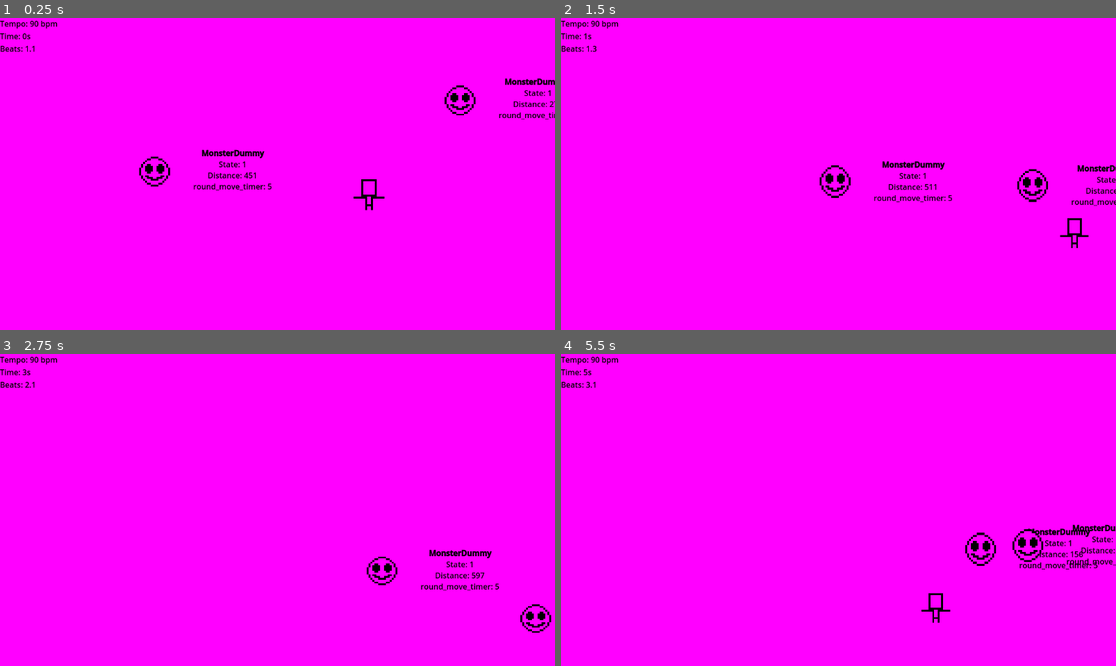
Above: before the commit, frames 1-4 (two rows, left to right).
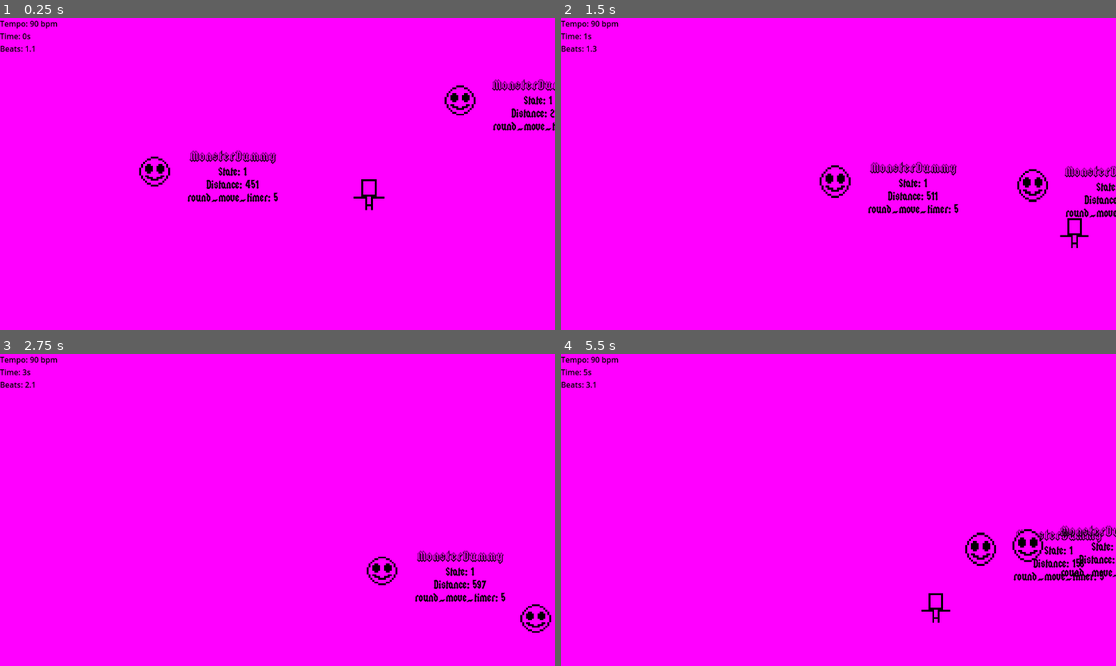
Above: after the commit, the same moments.

Repository: slost/1bj-hero-core
Game: Godot game, scene res://Scenes/Game/game.tscn
Same seed, same stepped clock (60 frames per second), same inputs: the game is played once before the commit and once after it.
Inputs:
- Up to frame 1 (0.25 s): no input
- Up to frame 2 (1.5 s): hold Right (move_right) 0.53-1.28 s; hold Down (move_down) from 1.28 s (still down)
- Up to frame 3 (2.75 s): release Down (move_down) at 2.03 s; hold Right (move_right) from 2.03 s (still down)
- Up to frame 4 (5.5 s): release Right (move_right) at 2.78 s; hold Up (move_up) 2.78-3.53 s; hold Left (move_left) 3.53-5.03 s; hold Down (move_down) from 5.03 s (still down)

The runs differ from the first frame. In frame 1, 2.0% of the frame differs, in the area x 33-100%, y 19-60%; in frame 2, 1.8%; in frame 3, 1.1%; in frame 4, 1.6%.

Commit message:
Add font

Diff:
--- a/Assets/theme.tres
+++ b/Assets/theme.tres
@@ -1,5 +1,13 @@
-[gd_resource type="Theme" format=3 uid="uid://biqe21c3m8tyk"]
+[gd_resource type="Theme" load_steps=3 format=3 uid="uid://biqe21c3m8tyk"]
+
+[ext_resource type="FontFile" uid="uid://bgi60ucq16uu" path="res://Assets/squealer.ttf" id="1_660oj"]
+[ext_resource type="FontFile" uid="uid://d0apuuqa3qtek" path="res://Assets/squealer embossed.ttf" id="2_p1uur"]
 
 [resource]
 Label/colors/font_color = Color(0, 0, 0, 1)
 RichTextLabel/colors/default_color = Color(0, 0, 0, 1)
+RichTextLabel/fonts/bold_font = ExtResource("2_p1uur")
+RichTextLabel/fonts/bold_italics_font = ExtResource("1_660oj")
+RichTextLabel/fonts/italics_font = ExtResource("1_660oj")
+RichTextLabel/fonts/mono_font = ExtResource("1_660oj")
+RichTextLabel/fonts/normal_font = ExtResource("1_660oj")
--- a/Scenes/Character/monster.tscn
+++ b/Scenes/Character/monster.tscn
@@ -60,6 +60,8 @@
 offset_bottom = 204.0
 scale = Vector2(0.25, 0.25)
 theme = ExtResource("5_klssb")
+theme_override_font_sizes/normal_font_size = 22
+theme_override_font_sizes/bold_font_size = 30
 bbcode_enabled = true
 text = "[center]line 1
 line 2
--- a/project.godot
+++ b/project.godot
@@ -50,7 +50,7 @@
 "events": [Object(InputEventKey,"resource_local_to_scene":false,"resource_name":"","device":-1,"window_id":0,"alt_press …(182 unchanged characters)…
 ]
 }
-debug_tempo_increase_={
+debug_tempo_increase={
 "deadzone": 0.5,
 "events": [Object(InputEventKey,"resource_local_to_scene":false,"resource_name":"","device":-1,"window_id":0,"alt_press …(183 unchanged characters)…
 ]
Binary file added: Assets/squealer embossed.ttf
Not shown, added: Assets/squealer embossed.ttf.import
Binary file added: Assets/squealer.ttf
Not shown, added: Assets/squealer.ttf.import
